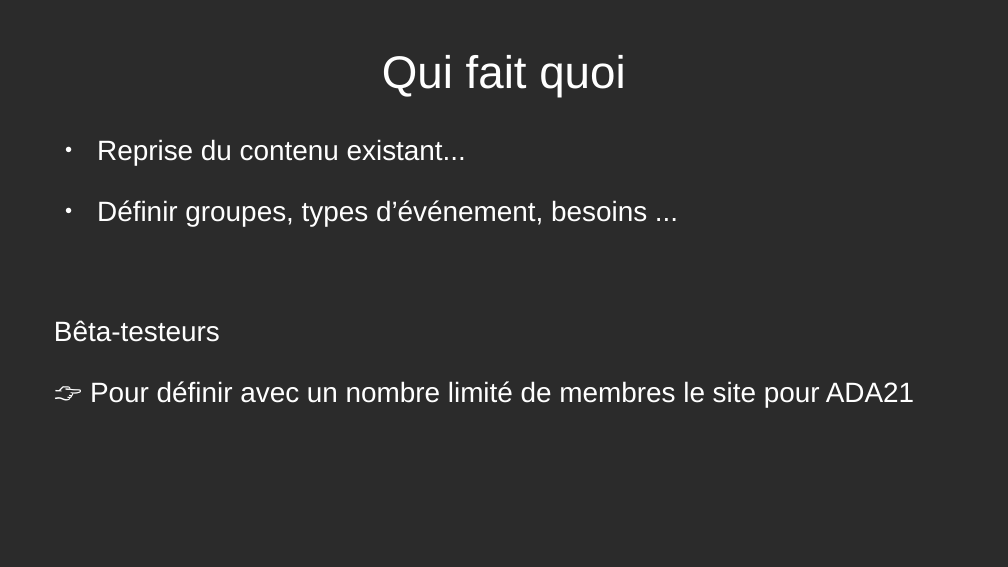
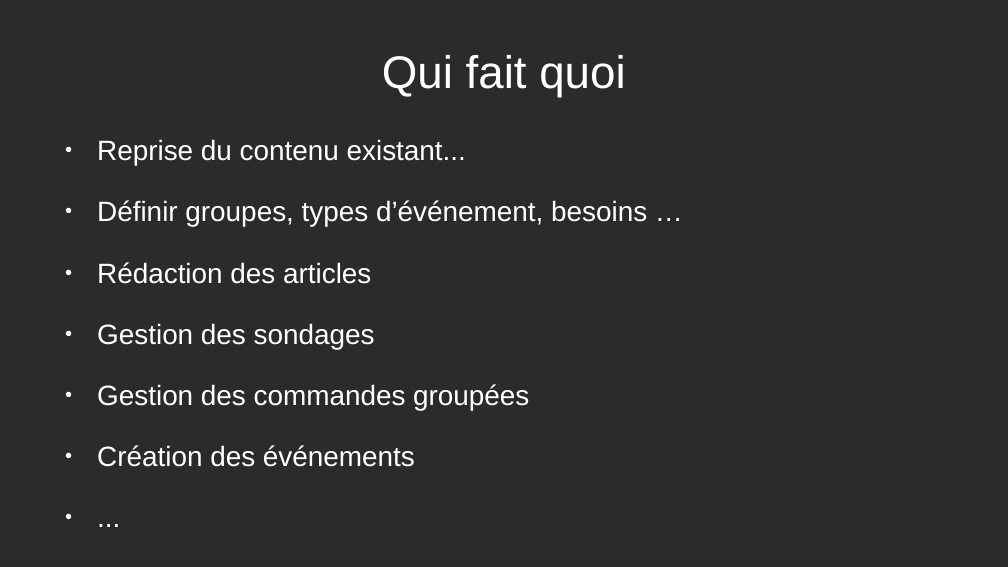
Before and after one commit to jebissey/MyClub, a slide deck: slide 10 of doc/PresentationADA21.odp. Drawn at 1008x567 pixels with LibreOffice and Linux fonts; fonts in the diff are those of the drawing; background and template pictures are left out; a plain dark background stands for a picture behind light text. Boxes give left, top, right and bottom in pixels: in the first picture for what was removed or moved away, otherwise in the second. Text is boxed around its words. In the diff, an @@ line names an element or a change of style, - is before the commit and + after.

```diff
--- a/doc/PresentationADA21.odp
+++ b/doc/PresentationADA21.odp
@@ text at [97,200,647,467]: text changed @@
-● Définir groupes, types d’événement, besoins ...
-Bêta-testeurs
-👉 Pour définir avec un nombre limité de membres le site pour ADA21
+● Définir groupes, types d’événement, besoins …
+● Rédaction des articles
+● Gestion des sondages
+● Gestion des commandes groupées
+● Création des événements
+● ...
```
Also in this commit, not shown: 4 other slides changed, 1 slide added, 4 other files.
